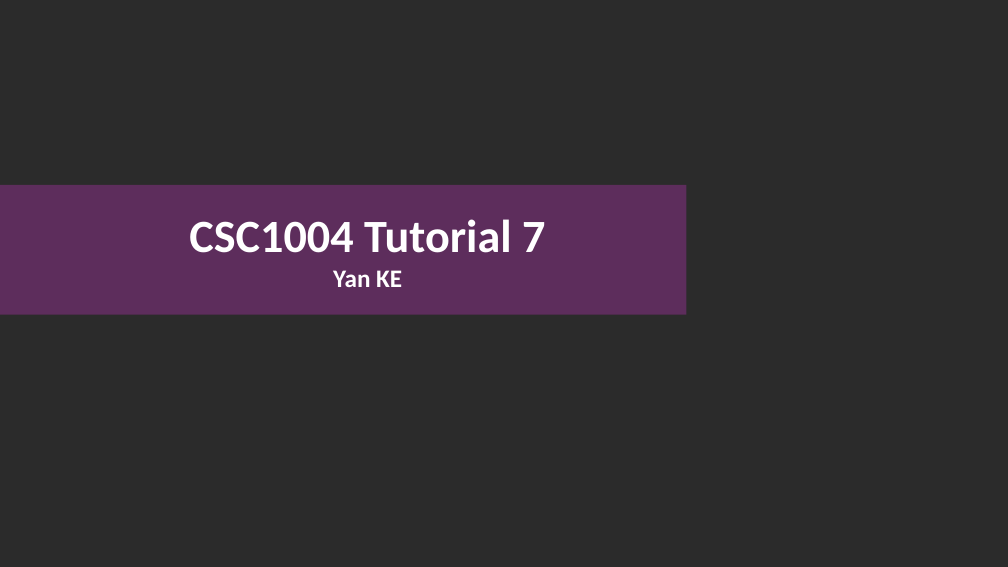
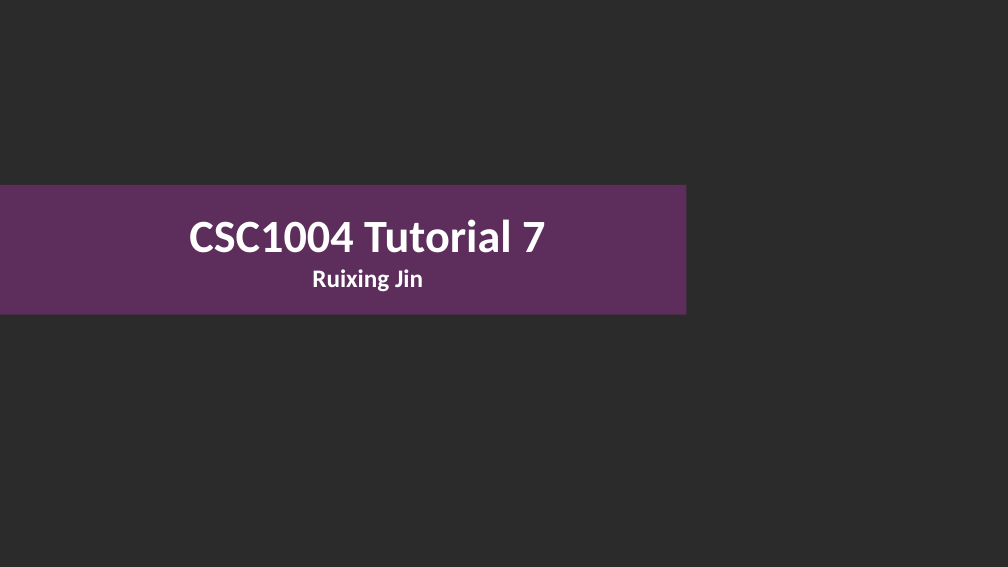
Before and after one commit to Guiliang/courses, a slide deck: slide 1 of cuhk-csc-1004/slides/CSC1004 Tutorial 7.pptx. Drawn at 1008x567 pixels with LibreOffice and Linux fonts; fonts in the diff are those of the drawing; background and template pictures are left out; a plain dark background stands for a picture behind light text. Boxes give left, top, right and bottom in pixels: in the first picture for what was removed or moved away, otherwise in the second. Text is boxed around its words. In the diff, an @@ line names an element or a change of style, - is before the commit and + after.

```diff
--- a/cuhk-csc-1004/slides/CSC1004 Tutorial 7.pptx
+++ b/cuhk-csc-1004/slides/CSC1004 Tutorial 7.pptx
@@ title at [189,219,545,292]: text changed @@
-CSC1004 Tutorial 7
-Yan KE
+CSC1004 Tutorial 7
+Ruixing Jin
```
Also in this commit, not shown: 1 slide removed, 2 other files.
